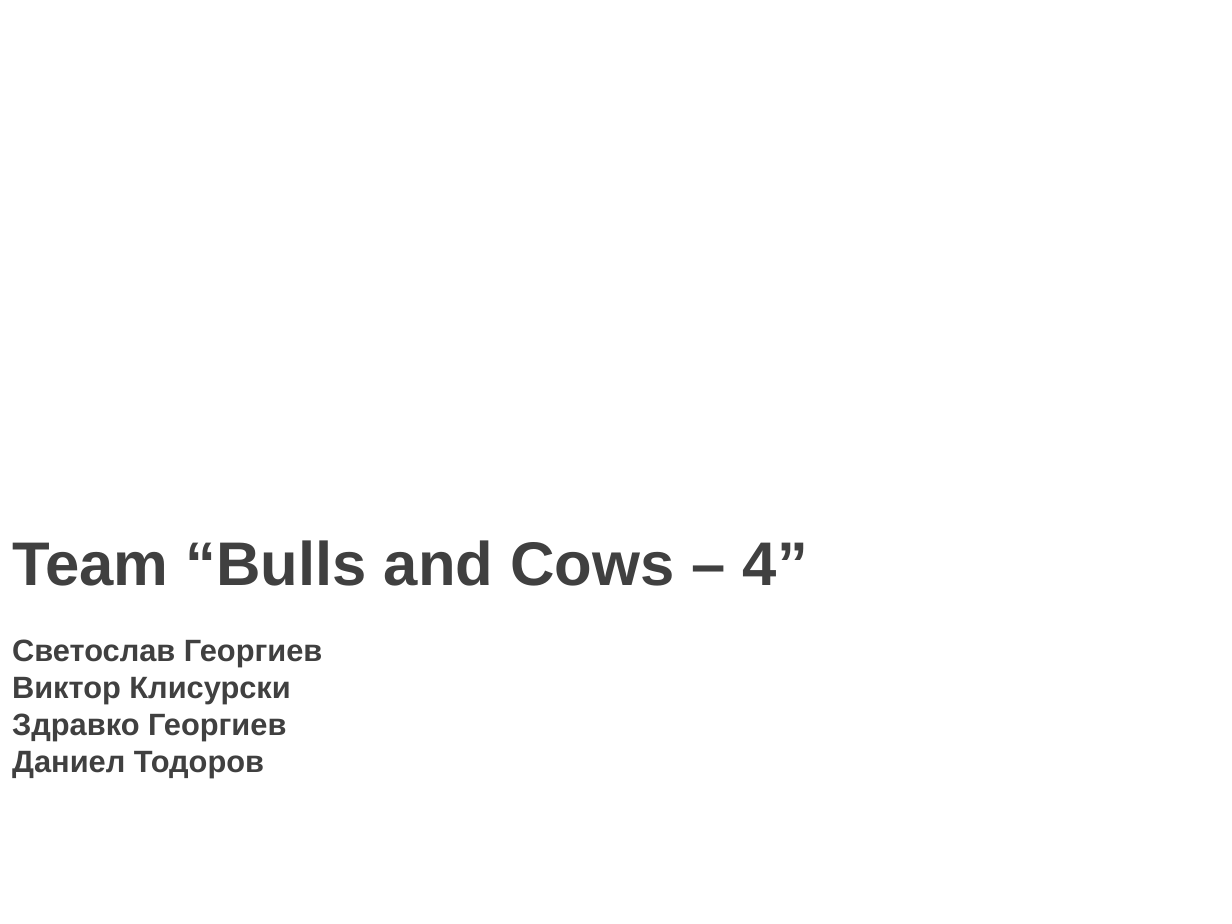
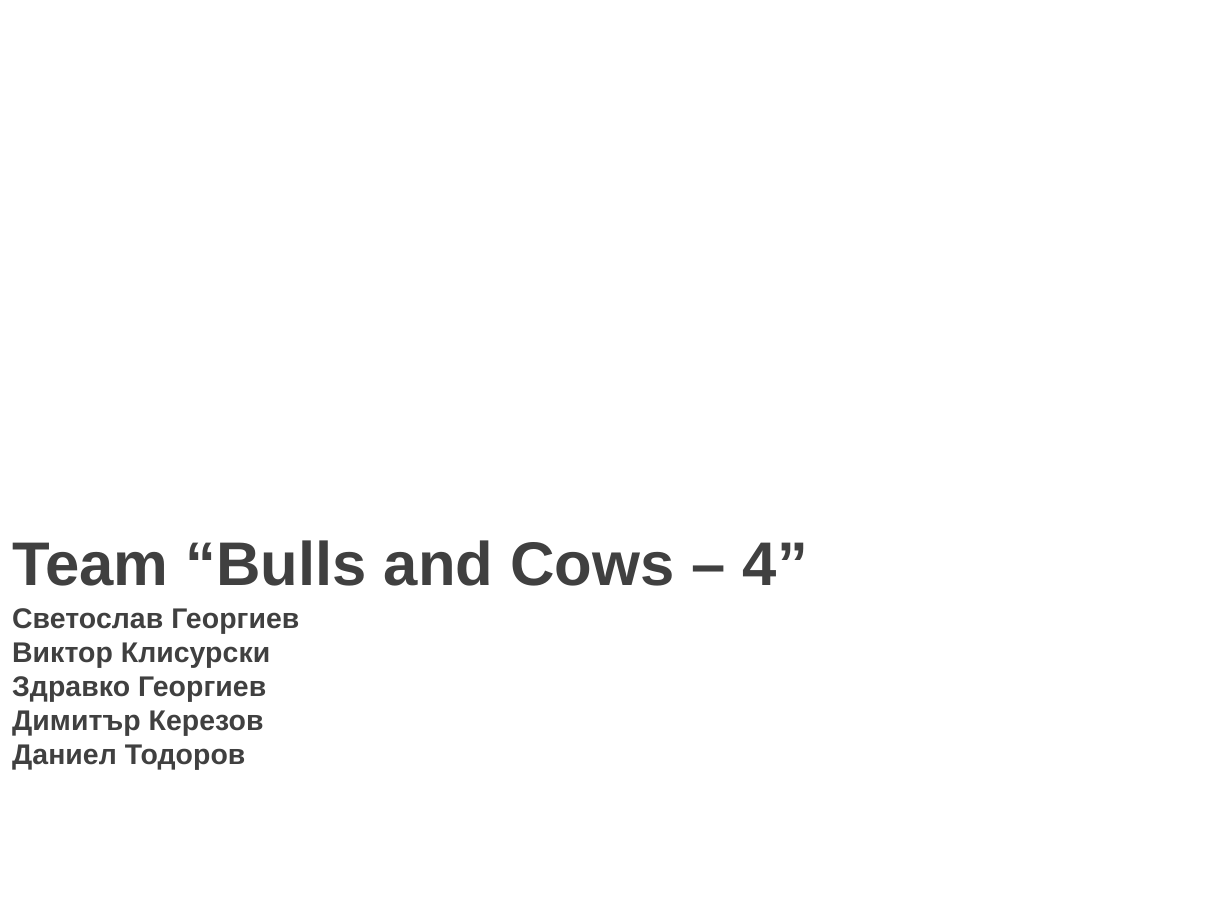
Before and after one commit to VKlisurski/Team-Bulls-and-Cows-4, a slide deck: slide 1 of Team Bulls and Cows 4 - Presentation.ppt. Drawn at 1232x924 pixels with LibreOffice and Linux fonts; fonts in the diff are those of the drawing; background and template pictures are left out. Boxes give left, top, right and bottom in pixels: in the first picture for what was removed or moved away, otherwise in the second. Text is boxed around its words. In the diff, an @@ line names an element or a change of style, - is before the commit and + after.

Commit message:
Added Dimitar Kerezov to PPT

```diff
--- a/Team Bulls and Cows 4 - Presentation.ppt
+++ b/Team Bulls and Cows 4 - Presentation.ppt
@@ text "Светослав Георгиев": place and size @@
-text "Светослав Георгиев" at [12,639,322,777]
+text "Светослав Георгиев" at [12,608,299,770]
@@ text at [12,608,299,770]: size 18 to 16.6 pt in "Светослав Георгиев", "Виктор Клисурски", "Здравко Георгиев", "Даниел Тодоров" @@
@@ text at [12,710,264,736]: paragraph added @@
+Димитър Керезов
```
